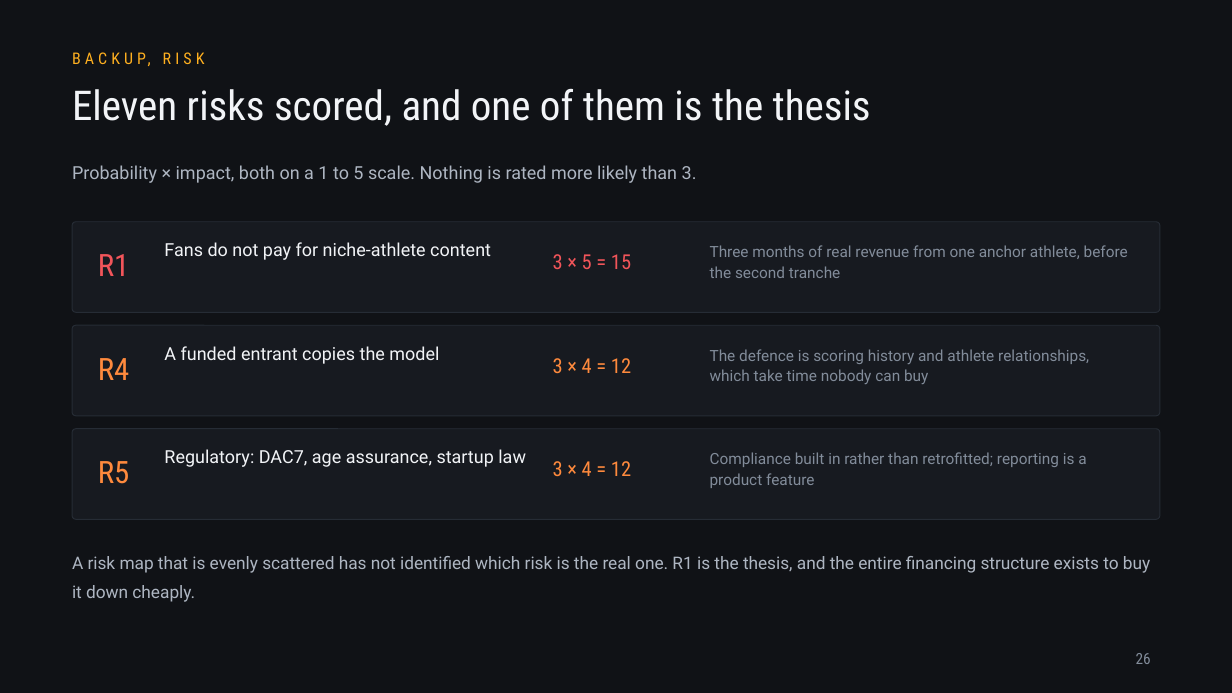
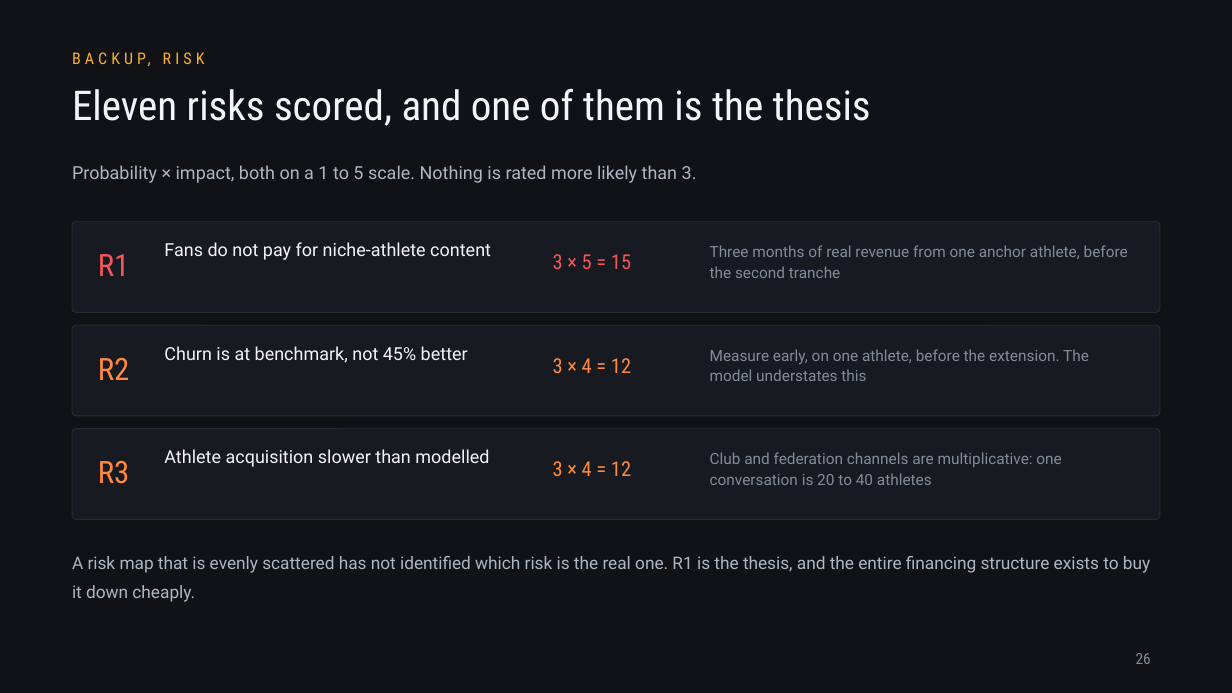
Before and after one commit to jadzoghaib/stride, a slide deck: slide 26 of deck/Stride_Pitch_Deck.pptx. Drawn at 1232x693 pixels with LibreOffice and Linux fonts; fonts in the diff are those of the drawing. Boxes give left, top, right and bottom in pixels: in the first picture for what was removed or moved away, otherwise in the second. Text is boxed around its words. In the diff, an @@ line names an element or a change of style, - is before the commit and + after.

```diff
--- a/deck/Stride_Pitch_Deck.pptx
+++ b/deck/Stride_Pitch_Deck.pptx
@@ text at [98, 357, 130, 380]: text changed @@
-R4
+R2
@@ text at [164, 346, 468, 363]: text changed @@
-A funded entrant copies the model
+Churn is at benchmark, not 45% better
@@ text at [710, 349, 1089, 381]: text changed @@
-The defence is scoring history and athlete relationships, which take time nobody can buy
+Measure early, on one athlete, before the extension. The model understates this
@@ text at [164, 449, 489, 467]: text changed @@
-Regulatory: DAC7, age assurance, startup law
+Athlete acquisition slower than modelled
@@ text at [98, 461, 130, 484]: text changed @@
-R5
+R3
@@ text at [710, 452, 1061, 485]: text changed @@
-Compliance built in rather than retrofitted; reporting is a product feature
+Club and federation channels are multiplicative: one conversation is 20 to 40 athletes
```
Also in this commit, not shown: 10 other slides changed, 3 other files.
